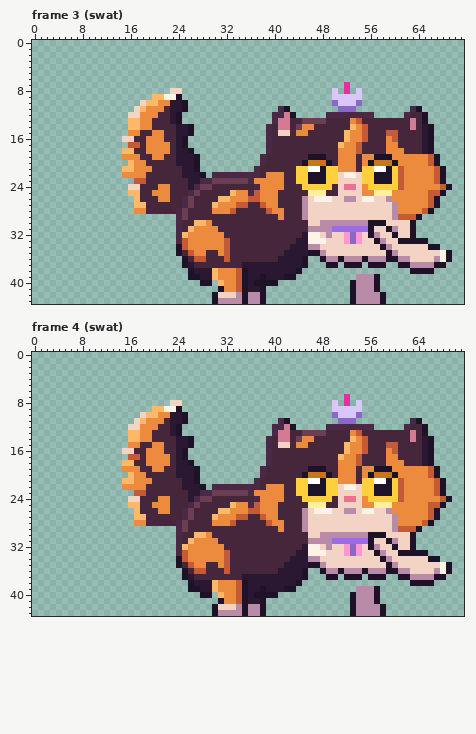
Two states of a pixel-art file, assets/source/characters/donut/donut_h40_melee.ase. Above is the file before it was changed.
72x44 pixels, 15 frames. Shown: frame 3 (swat), frame 4 (swat). The commit also changed other frames, which this record leaves out.
Once edited:
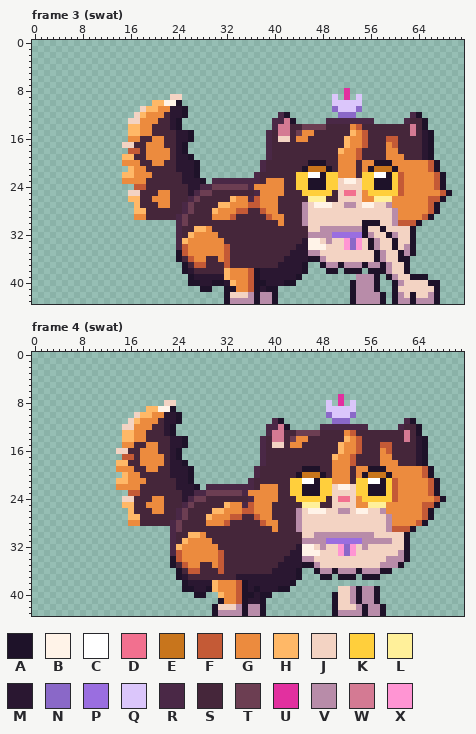
Palette (. is transparent): A #1e1229  B #fff3e8  C #ffffff  D #f2708f  E #c8751c  F #c45a36  G #ec8b3e  H #ffb867  J #f3d3c3  K #ffcf3c  L #fff09a  M #2a1731  N #8a68c8  P #9a6ee0  Q #dbc6fb  R #4a2846  S #45263a  T #6c3e52  U #e2309f  V #b88ca9  W #d47a93  X #ff95d3
Edits made:
Changed rows in their new state; - is an unchanged pixel.
Frame 3 (swat):
first column x 15:
 7 -------------------------------------.-----------------
 8 --------..-------------------------.---.---------------
 9 -----...JJ--------------------------.U.----------------
10 ---..-HBBA.------------------------Q---Q---------------
11 --.JHH-G------------------..-------NQQQN--------..-----
12 -.-H--G--MA--------------.-A.-----..NNN...-----.RA.----
13 -JJ--G--------------------R-A.....RRRRRRRR.....RS------
14 --------MA..------------.R---STTTT----GFS---------A.---
15 -HHGGSS-------------------WW-T-G-----SH-----SS--W------
16 .GG-S-----MA--------------JJ-GG-------------F----------
17 JJS----S----------------------------SH-GF----F---------
18 .FF-------A.------------------------H---------S--------
19 HHS-G--G---A.----------.R------SSS-----FSSSSG--SSSMA.--
20 GG-S-GG-----------------------SAAAS------GAAAG---------
21 .---S----M------------.R-----SAEEEAS----GAEEEAG----FA.-
22 HH--G-------A.-.......--SSS----CC---GGGS--CC-----------
23 GGGG------M--A.RRRRRR-RS-------------BB----------------
24 -.FF--SS----MRRTTTTTTRG------K-AAA-K-JJ-K-AAA-------FA.
25 -JJ--S-----MRTT---SSSSR---G---KKKKK--DD--KKKKKF----GGFA
26 -H---G----SRT---SSH--R--------SLLLSS-JJ-GGLLL-------FA-
27 ---S--GG-------SHH-GGFFG--------BBB--VV-BB--VG---------
28 --HH-----SRT---H--GFF--FG-S-----------------------GFA--
29 --GGSSSSS------GGGF-----FG--------------------GGGGFA---
30 ----------T-SSS-----------G---V--JJJJJJJA--J-VFFFA-----
31 -----------SHH-S---------------JJ--VVVVVAJ-AJJ---------
32 ----------SH----S-------------SVVV-PPPPPAVJ-AV---------
33 ----------H------S-----------S---JV------AVJ-AJJ-..----
34 ---------R------------------S--BBB---XNX-AVJJA-VA....--
35 ----------FG--GG-----------S---VVJ--------AVJJAVA......
36 ---------ASFGG--G---------S---MAAVJJJJJJJJA-JJAA.......
37 -----------SFF---F--SSSSSS-------AVVAVVVAVV-VJJ-......-
38 ----------AMSSSSSH-GGFA------MA---AA-AAA-AAAVJJA....---
39 ------------M--MMH-GGFAM---MMA--------------AVJJAAA----
40 -----------AAMMAAMHGGF--MMMAA----------------AVJJJJAA--
41 -------------AA-.AAGGFAMAA-------------------AJJJJJJA--
42 ---------------..A-JJ-AVVA-------------------AVJAJJVA--
43 ---------------..A--V-AVVA-------------------AVVAVVVA--
Frame 4 (swat):
first column x 14:
 7 -------------------------------------U.-----------------
 8 --------J-.------------------------Q.U.Q.---------------
 9 -----H-B-A.------------------------Q----.---------------
10 ---JH-G-M-A.-----------------------NQ--N.---------------
11 --JHG--SM-A.--------------RA.-------N--.--------RA.-----
12 -J-G--S-MA.--------------R-WA.----R-------.----RS-A.----
13 -H-G-S--MA.--------------RW-S-T---S---GFS-------WSA.----
14 -H-G-S---M-A.-----------RSW-STG-S-----HGFS------WSMA.---
15 -G-S-G-S-M-A.-----------RSJ-SG-S-----HG-FS--F-S---MA.---
16 J-S-G--S-MA.------------RS-----------HG-FS--GFS---MA.---
17 -F-SG---SMA.------------RS----------HG-FS---G-S---MA.---
18 H-S-G---SM-A.-----------RS----------G--FS---G--S--MA.---
19 G--S-G-S-M--A.---------RS------A--S-G--SG-A--G-----FA.--
20 -HG-S----M--A.---------RS-----AE--ASG--SGAE--AG----FA.--
21 H-G--S----M-A.--------RS-----K-C-AK-G--SK-C-AKFG----FA.-
22 G---S-----M--A.R-------SG--S-K-A--K-JB-JK-A--KFG----FA.-
23 --F-S------M-R-T-----RG----S-K-A--K-J---K-A--KFG----FA.-
24 -J-S--G-S--MRT-S------RG---S--K----SJD-JGK----FG-----FA.
25 -H-S-G--S--RTS----HG-RFG--S----L--S-J---G-L--G-----F-A.-
26 --HS--G-S-RTS---H-G--F-G--S---VJB--J-V-JB-J-VG-----FA.--
27 --H-S-----RTS--HG--F-S-FG-S---VJ-------------VG----FA.--
28 --G-S----RTS---G--FS----FG-S--VJ-------------VG---FA.---
29 ---------RTS--------------GS--VJ-------------VF--A.-----
30 ---------RS-H-GS---------------J-V--------VJJ---A.------
31 ---------RSHG---S--------------V---P-----VVVVVJ-A.------
32 ---------RHG-----S------------MB-JVJ-XNXJVJJ--J-A.------
33 ---------RFG-----FS----------M-B--J--XNXJ--JJ--V-...----
34 ---------AFG-----FS---------M--V-J----------J-VVA.....--
35 ---------ASFG-S-GFS--------M---A-VJ---------VV-A........
36 ----------ASF-S--FS-------M---A.-AV-AV--AV--A-..........
37 ----------AMS-------M---------A.--A-.A--.A--.--........-
38 -----------AM----------------A.------------------....---
39 -----------A-M-A-------AM--A-.-------JJVA---------------
40 -------------A-.------AM--.---------AJJVA---------------
41 ------------------------------------AJJVA---------------
42 ------------------------------------AJJJ-A--------------
43 ------------------------------------AVVV-A--------------
